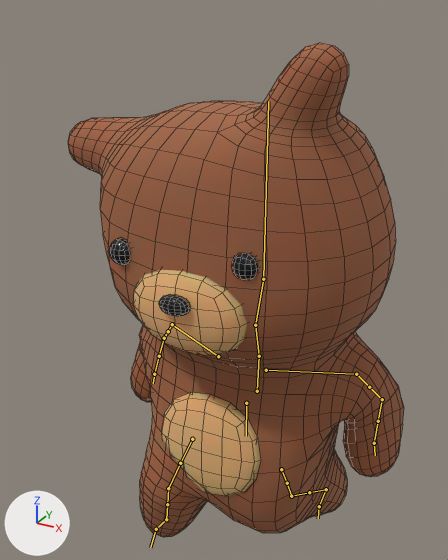
Before and after pictures for a commit that changed the Blender file Blender/BebeBear.blend.
Rendered twice from a camera (50 mm lens) standing at (0.516, -1.085, 1.156) and looking at (-0.041, -0.072, 0.649). Every picture has the same lights, and +X, +Y and +Z are marked at lower left. Both versions are drawn at frame 48 of the action 'BebeWalk-loop'; the numbers are the values there. The bones that bend it are drawn over the model as lines. Mesh edges are drawn as thin lines.

Names of what the first picture shows: 'Bebe'.
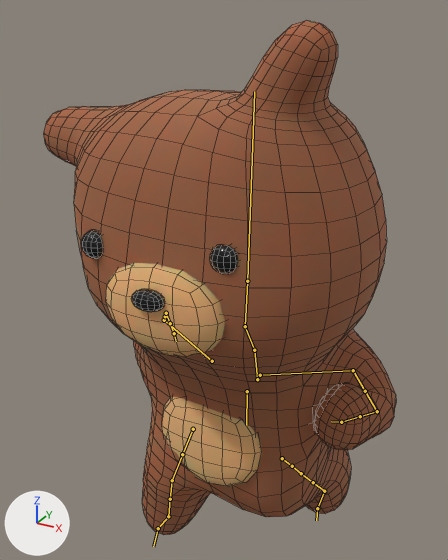
Commit message: changed up bebe's walk animation

What changed in the scene script:
```text
Change bone_c_root_master_x:
    where bone_c_root_master_x = bpy.data.objects['rig'].pose.bones['c_root_master.x']  # child of 'c_traj'
    bone_c_root_master_x.location: (0.0, -0.038, 0.0) -> (0.0, -0.006, 0.0)
Change bone_c_thigh_b_l:
    where bone_c_thigh_b_l = bpy.data.objects['rig'].pose.bones['c_thigh_b.l']  # child of 'root.x'
    bone_c_thigh_b_l.location: (0.006, 0.044, -0.001) -> (0.009, 0.044, 0.0)
Change bone_c_thigh_b_r:
    where bone_c_thigh_b_r = bpy.data.objects['rig'].pose.bones['c_thigh_b.r']  # child of 'root.x'
    bone_c_thigh_b_r.location: (-0.059, 0.033, 0.014) -> (-0.052, 0.036, 0.012)
Change bone_c_spine_01_x:
    where bone_c_spine_01_x = bpy.data.objects['rig'].pose.bones['c_spine_01.x']  # child of 'c_root_master.x'
    bone_c_spine_01_x.rotation_euler: (0.0, 0.0, 0.0) -> (0.279, 0.0, 0.0)  # degrees (0, 0, 0) -> degrees (16, 0, 0)
Change bone_c_head_x:
    where bone_c_head_x = bpy.data.objects['rig'].pose.bones['c_head.x']  # child of 'head_scale_fix.x'
    bone_c_head_x.rotation_euler: (0.0, 0.0, 0.0) -> (-0.314, 0.0, 0.0)  # degrees (0, 0, 0) -> degrees (-18, 0, 0)
Change bone_c_arms_pole_l:
    where bone_c_arms_pole_l = bpy.data.objects['rig'].pose.bones['c_arms_pole.l']
    bone_c_arms_pole_l.location: (0.0, 0.0, 0.0) -> (-0.002, 0.016, -0.029)
Change bone_c_foot_ik_r:
    where bone_c_foot_ik_r = bpy.data.objects['rig'].pose.bones['c_foot_ik.r']
    bone_c_foot_ik_r.location: (0.005, 0.122, -0.001) -> (0.005, 0.114, 0.003)
    bone_c_foot_ik_r.rotation_euler: (0.209, 0.0, 0.0) -> (0.0524, 0.0, 0.0)  # degrees (12, 0, 0) -> degrees (3, 0, 0)
Change bone_c_foot_ik_l:
    where bone_c_foot_ik_l = bpy.data.objects['rig'].pose.bones['c_foot_ik.l']
    bone_c_foot_ik_l.location: (0.007, -0.162, -0.005) -> (0.006, -0.151, -0.002)
    bone_c_foot_ik_l.rotation_euler: (-0.576, -0.0175, 0.0) -> (-0.593, -0.0175, 0.0)  # degrees (-33, -1, 0) -> degrees (-34, -1, 0)
Change bone_c_hand_ik_r:
    where bone_c_hand_ik_r = bpy.data.objects['rig'].pose.bones['c_hand_ik.r']
    bone_c_hand_ik_r.location: (-0.026, -0.049, -0.142) -> (0.066, -0.099, -0.089)
    bone_c_hand_ik_r.rotation_euler: (-0.942, -0.0524, 0.0698) -> (-1.082, -0.192, -0.367)  # degrees (-54, -3, 4) -> degrees (-62, -11, -21)
Change bone_c_hand_ik_l:
    where bone_c_hand_ik_l = bpy.data.objects['rig'].pose.bones['c_hand_ik.l']
    bone_c_hand_ik_l.location: (0.026, -0.049, -0.142) -> (0.165, -0.107, -0.027)
    bone_c_hand_ik_l.rotation_euler: (-0.942, 0.0524, -0.0698) -> (0.559, -0.977, -2.426)  # degrees (-54, 3, -4) -> degrees (32, -56, -139)
```

What differs and where, as boxes (x1, y1, x2, y2) in the pictures (448 x 560 px):
'Bebe', posed
    before: (68, 43, 404, 537)
    after: (44, 20, 396, 535)
